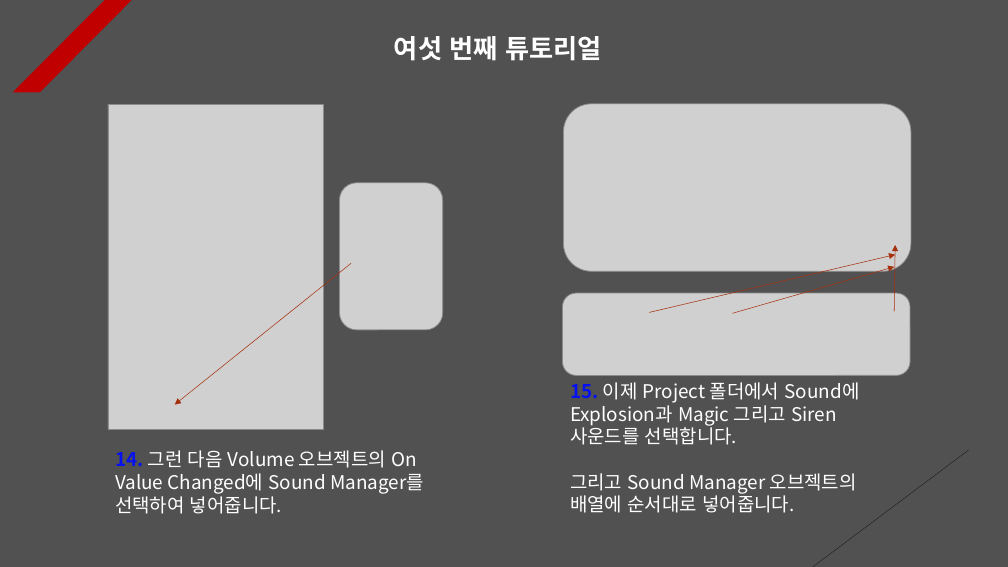
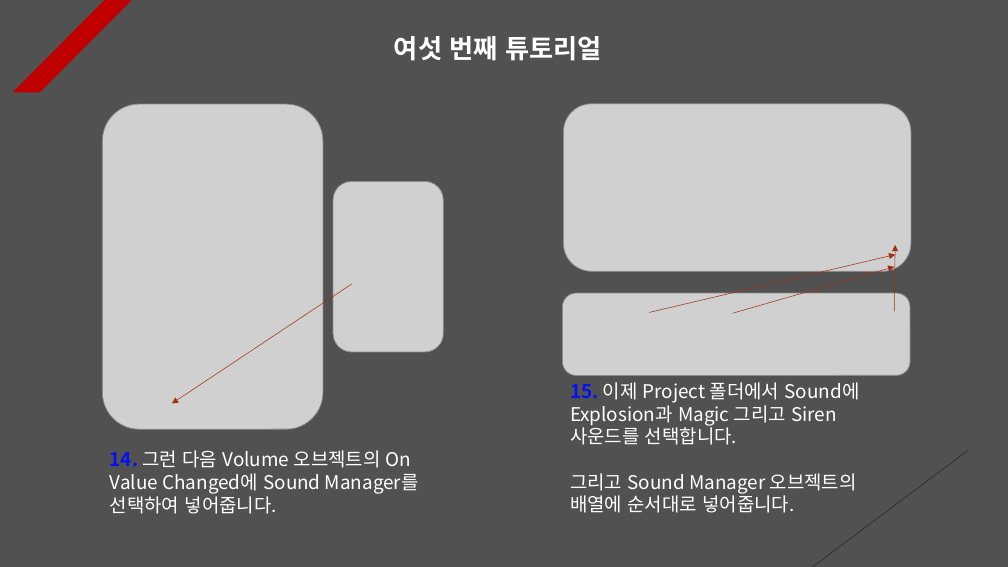
Before and after one commit to Unity2033/3D-UnityEngine, a slide deck: slide 7 of Assets/Class/Sound/PPT Data/Sound Example.pptx. Drawn at 1008x567 pixels with LibreOffice and Linux fonts; fonts in the diff are those of the drawing; grey boxes stand for pictures. Boxes give left, top, right and bottom in pixels: in the first picture for what was removed or moved away, otherwise in the second. Text is boxed around its words. In the diff, an @@ line names an element or a change of style, - is before the commit and + after.

```diff
--- a/Assets/Class/Sound/PPT Data/Sound Example.pptx
+++ b/Assets/Class/Sound/PPT Data/Sound Example.pptx
@@ picture resized from (x1=108, y1=104, x2=323, y2=430) to (x1=102, y1=104, x2=323, y2=430) @@
@@ picture resized from (x1=340, y1=183, x2=443, y2=330) to (x1=333, y1=181, x2=444, y2=352) @@
@@ arrow moved from (351, 263) - (175, 405) to (352, 284) - (172, 404) @@
@@ text "14. 그런 다음 Volume 오브젝트의 ..." moved from (x1=115, y1=450, x2=424, y2=514) to (x1=110, y1=450, x2=419, y2=514) @@
```
Also in this commit, not shown: 8 other slides changed, 35 other files.
